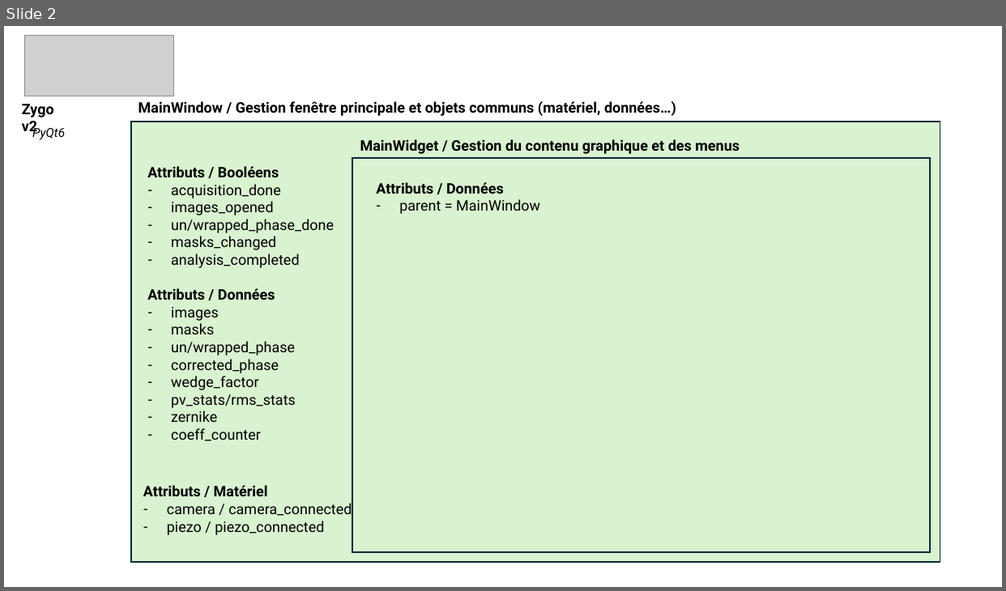
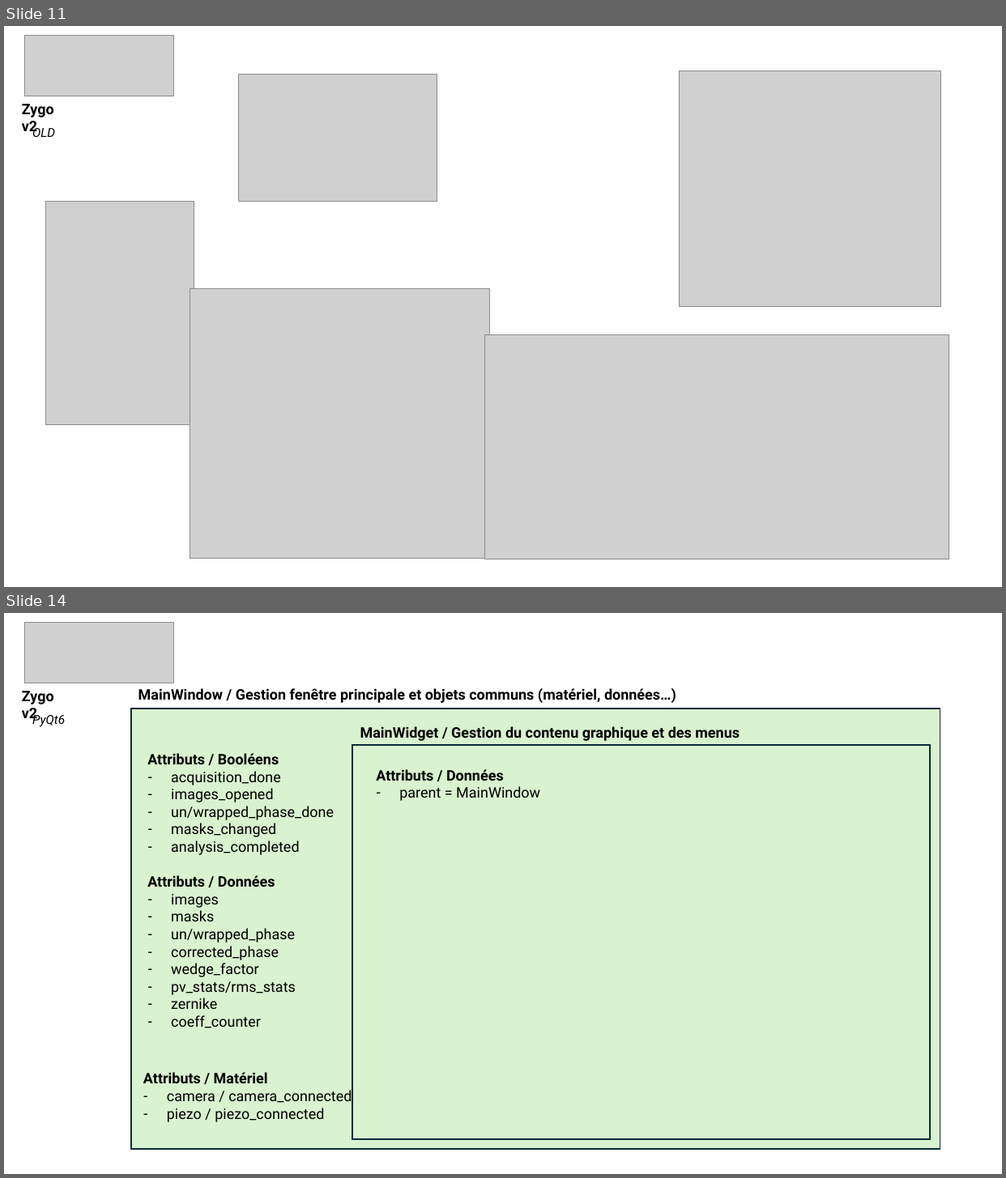
Before and after one commit to IOGS-LEnsE-ressources/camera-gui, a slide deck: applis/Zygo-labwork_v2/Zygo_Appli.pptx. Shown one above the other, each under a label of ours: slide 2 before the commit, slides 11 and 14 after it; the slides between them are not shown. The pictures are 1006x591 and 1006x1178 pixels, drawn with LibreOffice and Linux fonts; fonts in the diff are those of the drawing; grey boxes stand for pictures. Boxes give left, top, right and bottom in pixels: in the first picture for what was removed or moved away, otherwise in the second. Text is boxed around its words. In the diff, an @@ line names an element or a change of style, - is before the commit and + after.

Commit message:
Update Zygo App v2 / Adding labwork subject 2y and modifying PPTX

```diff
--- a/applis/Zygo-labwork_v2/Zygo_Appli.pptx
+++ b/applis/Zygo-labwork_v2/Zygo_Appli.pptx
@@ slide 11 added at [4,26,1002,587], background #FFFFFF @@
@@ picture added at [25,35,173,96] @@
@@ picture added at [238,74,437,201] @@
@@ picture added at [680,71,941,307] @@
@@ text added at [22,104,54,136], 14 pt, text #000000, bold @@
+Zygo v2
@@ text added at [32,126,55,137], 12 pt, text #000000, italic @@
+OLD
@@ picture added at [46,201,194,425] @@
@@ picture added at [189,288,490,559] @@
@@ picture added at [485,335,949,560] @@
@@ what was slide 2 is now slide 14 @@
```
Also in this commit, not shown: 1 slide changed, 11 other slides added, 1 other file.
